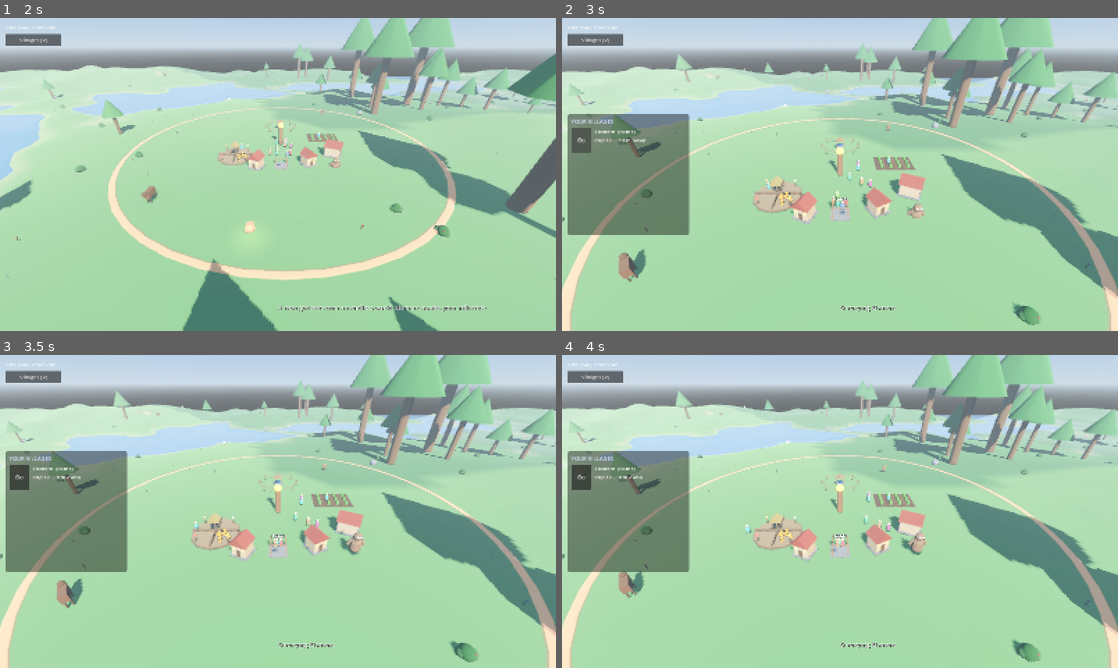
Above: before the commit, frames 1-4 (two rows, left to right).
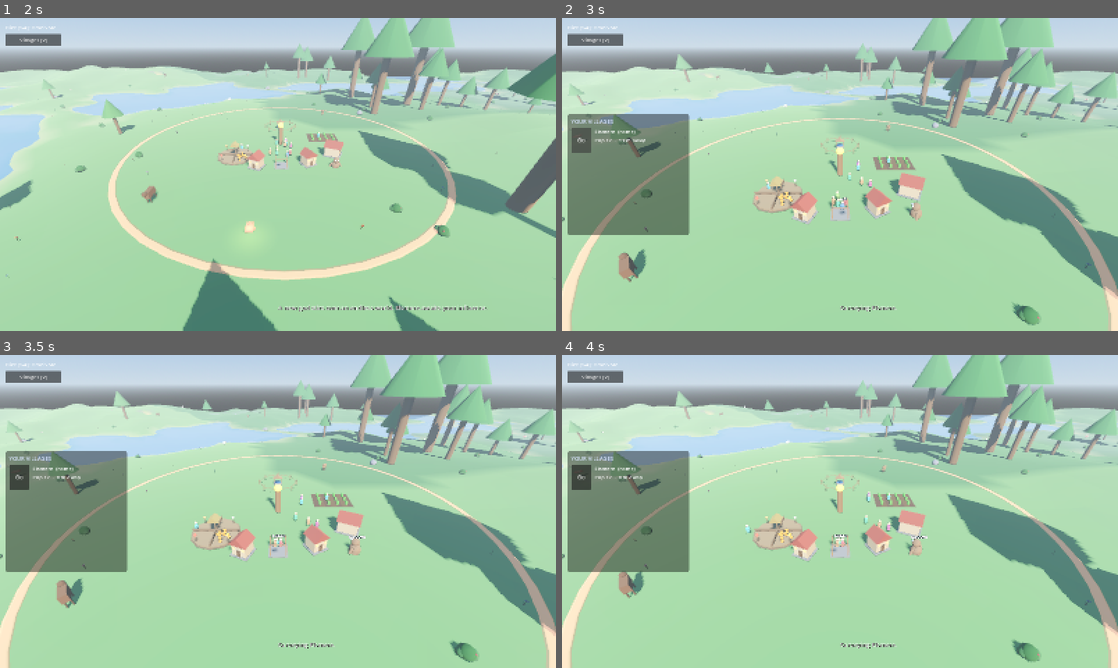
Above: after the commit, the same moments.

Repository: tjloman/tjloman
Game: Godot game, scene res://scenes/main.tscn
The game is run twice, just before and just after one commit, with the same random seed, the same clock (stepped at 60 frames per second) and the same inputs.
Inputs (mouse positions are in pixels of both pictures, inside the frame that each line leads up to):
- Up to frame 1 (2 s): move the mouse to (400, 158) at 0.52 s; hold Right 0.53-1.25 s; hold S (cam_back) 0.53-1.25 s; click (400, 158) at 0.67 s; drag from (166, 190) to (250, 237) at 1.27 s
- Up to frame 2 (3 s): click "Villages [V]" at 2 s; click "Go" at 2.75 s
- Up to frame 3 (3.5 s): no input
- Up to frame 4 (4 s): click "Go" at 3.5 s

Frame 1 is identical in both runs. In frame 2, less than 0.1% of the frame differs, in the area x 61-66%, y 58-65%; in frame 3, 0.2%, in the area x 51-66%, y 56-64%; in frame 4, 0.2%.
Error before the commit: Parse Error: Cannot infer the type of "doing" variable because the value doesn't have a set type. (res://scripts/creature/creature_beliefs.gd:205)

Commit message:
Fix uninferrable type in the creed phrasing
Dictionary.get() returns Variant, so `:=` had nothing to infer from.
Both lookups now name their type outright.

Co-Authored-By: Claude Opus 4.8 <noreply@anthropic.com>
Claude-Session: https://claude.ai/code/session_01NqBKfyc5c6bViy6kUi2S7P

Diff:
--- a/scripts/creature/creature_beliefs.gd
+++ b/scripts/creature/creature_beliefs.gd
@@ -202,8 +202,9 @@
 	var subject: String = act[1] if act.size() > 1 else "things"
 	var tag: String = halves[1] if halves.size() > 1 else "trouble"
 	var sure := "is sure" if absf(strength) > 0.75 else "suspects"
-	var doing := VERB_PHRASE.get(verb, verb) % subject
-	return "%s that %s %s" % [sure, doing, TAG_PHRASE.get(tag, "leads somewhere")]
+	var doing: String = VERB_PHRASE.get(verb, verb) % subject
+	var outcome: String = TAG_PHRASE.get(tag, "leads somewhere")
+	return "%s that %s %s" % [sure, doing, outcome]
 
 
 ## Persistence -----------------------------------------------------------------
